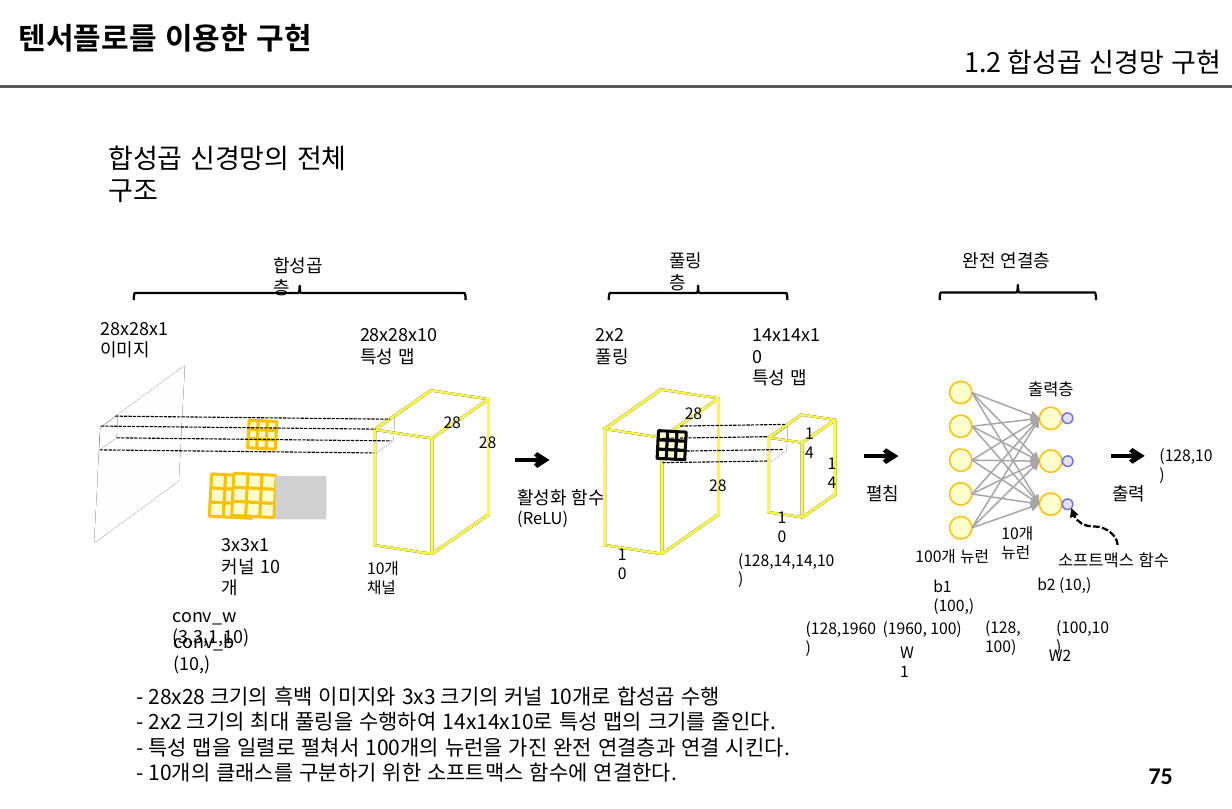
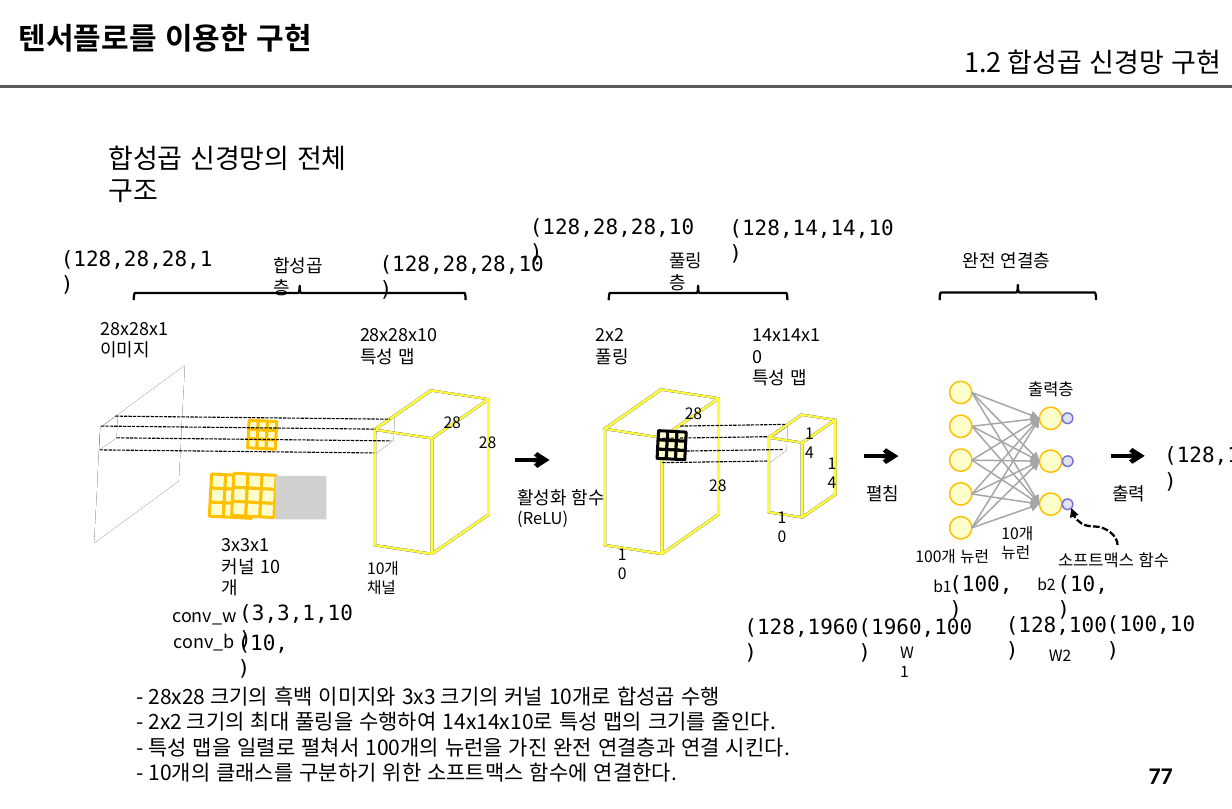
Before and after one commit to imguru-mooc/AI_CNN, a slide deck: slide 77 of 교재_판서_1.pptx (slide 75 before the commit). Drawn at 1232x809 pixels with LibreOffice and Linux fonts; fonts in the diff are those of the drawing; grey boxes stand for pictures. Boxes give left, top, right and bottom in pixels: in the first picture for what was removed or moved away, otherwise in the second. Text is boxed around its words. In the diff, an @@ line names an element or a change of style, - is before the commit and + after.

```diff
--- a/교재_판서_1.pptx
+++ b/교재_판서_1.pptx
@@ size 10.5 to 14 pt, font Noto Sans CJK KR to DejaVu Sans Mono in 4 elements at <box>1164,446,1232,465</box>, <box>744,618,858,637</box>, <box>1107,615,1195,634</box>, <box>729,219,893,238</box> @@
@@ text "(128,14,14,10)": place and size @@
-text "(128,14,14,10)" at <box>738,553,834,569</box>
+text "(128,14,14,10)" at <box>729,219,893,238</box>
@@ text added at <box>530,218,694,237</box>, 14 pt, text #000000 @@
+(128,28,28,10)
@@ text added at <box>61,250,213,269</box>, 14 pt, text #000000 @@
+(128,28,28,1)
@@ text added at <box>380,254,544,274</box>, 14 pt, text #000000 @@
+(128,28,28,10)
@@ text added at <box>239,559,353,623</box>, 14 pt, text #000000 @@
+(3,3,1,10)
@@ text at <box>933,579,951,592</box>: text changed @@
-b1 (100,)
+b1
@@ text added at <box>949,575,1012,594</box>, 14 pt, text #000000 @@
+(100,)
@@ text at <box>1037,577,1055,590</box>: text changed @@
-b2 (10,)
+b2
@@ text at <box>172,612,236,625</box>: text changed @@
-conv_w (3,3,1,10)
+conv_w
@@ text "(128,1960)": place and size @@
-text "(128,1960)" at <box>806,621,876,637</box>
+text "(128,1960)" at <box>744,618,858,637</box>
@@ text at <box>858,617,972,637</box>: text changed; size 10.5 to 14 pt; font Noto Sans CJK KR to DejaVu Sans Mono @@
-(1960, 100)
+(1960,100)
@@ text at <box>1006,615,1107,635</box>: text changed; size 10.5 to 14 pt; font Noto Sans CJK KR to DejaVu Sans Mono @@
-(128, 100)
+(128,100)
@@ text "(100,10)": place and size @@
-text "(100,10)" at <box>1056,620,1109,636</box>
+text "(100,10)" at <box>1107,615,1195,634</box>
@@ text added at <box>1107,615,1195,634</box>, 14 pt, text #000000 @@
+(10,)
@@ text at <box>174,633,235,651</box>: text changed @@
-conv_b (10,)
+conv_b
@@ text added at <box>238,633,289,653</box>, 14 pt, text #000000 @@
+(10,)
@@ page number at <box>1149,768,1173,784</box>: text changed @@
-75
+77
```
Also in this commit, not shown: 24 other slides changed, 2 slides added.
